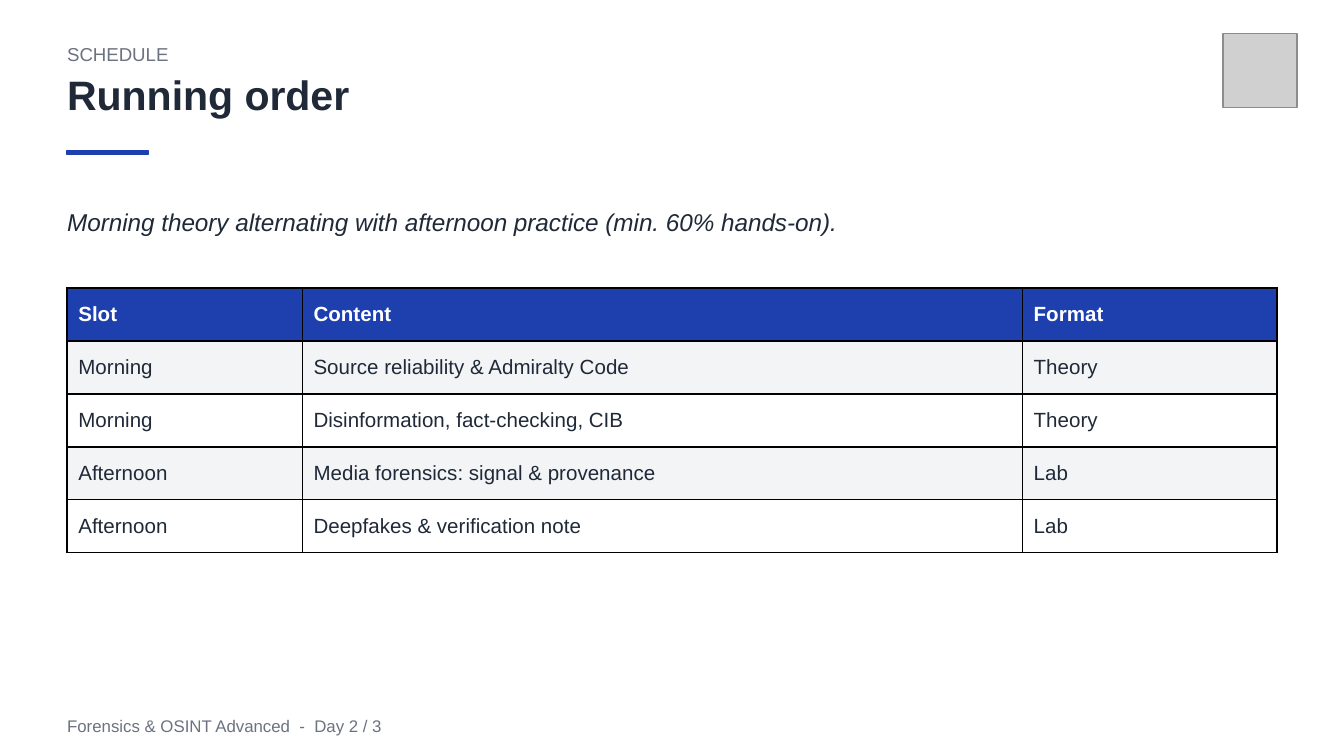
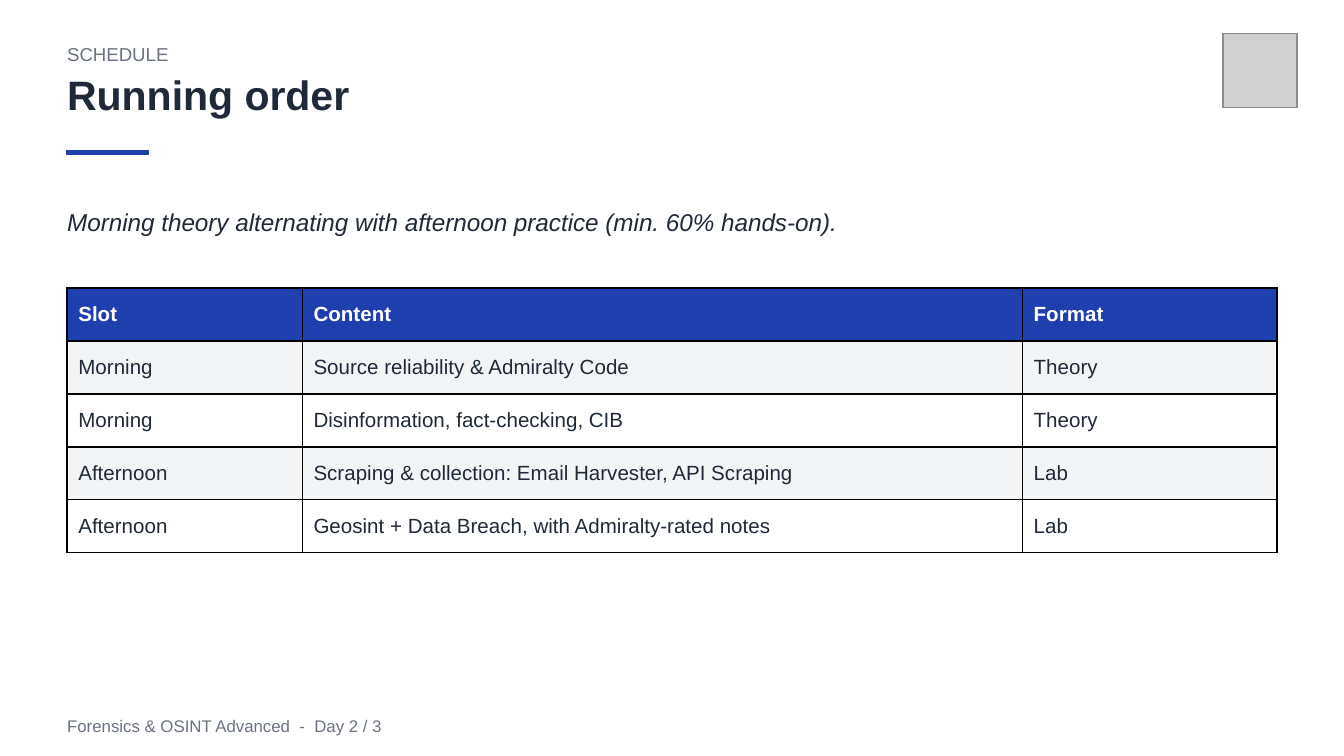
Before and after one commit to clemdepernet/osint-advanced-labs, a slide deck: slide 3 of Day_2/Day_2_Source_Reliability_And_Media_Forensics.pptx. Drawn at 1344x756 pixels with LibreOffice and Linux fonts; fonts in the diff are those of the drawing; grey boxes stand for pictures. Boxes give left, top, right and bottom in pixels: in the first picture for what was removed or moved away, otherwise in the second. Text is boxed around its words. In the diff, an @@ line names an element or a change of style, - is before the commit and + after.

```diff
--- a/Day_2/Day_2_Source_Reliability_And_Media_Forensics.pptx
+++ b/Day_2/Day_2_Source_Reliability_And_Media_Forensics.pptx
@@ table at (67,288,1277,552) @@
-row 4, column 2: Media forensics: signal & provenance
+row 4, column 2: Scraping & collection: Email Harvester, API Scraping
-row 5, column 2: Deepfakes & verification note
+row 5, column 2: Geosint + Data Breach, with Admiralty-rated notes
```
Also in this commit, not shown: 7 other slides changed, 1 slide added, 1 other file.
